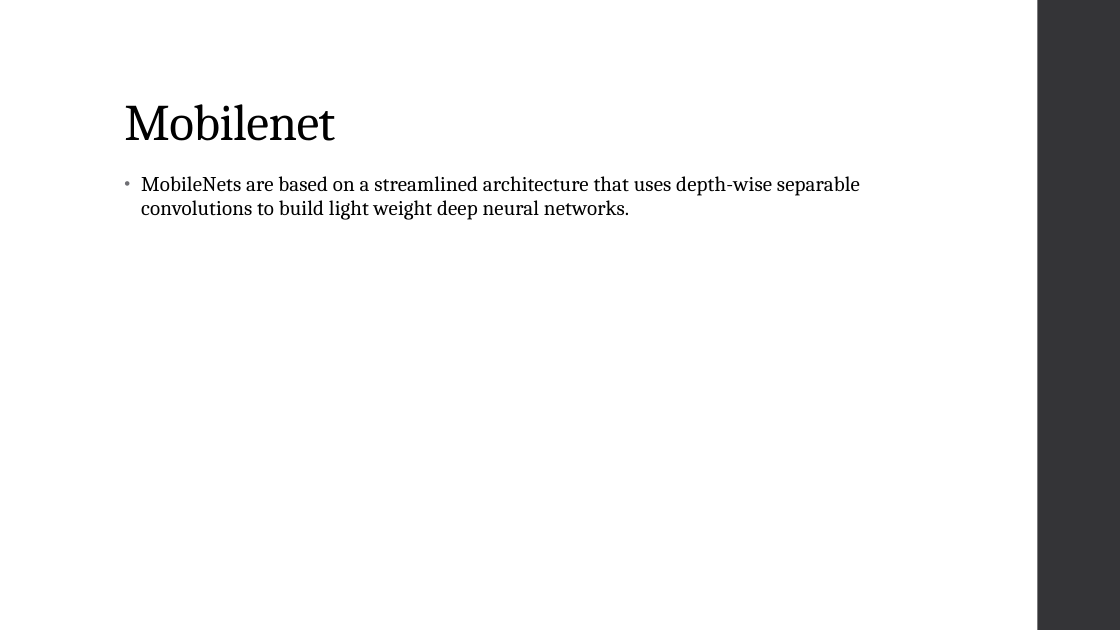
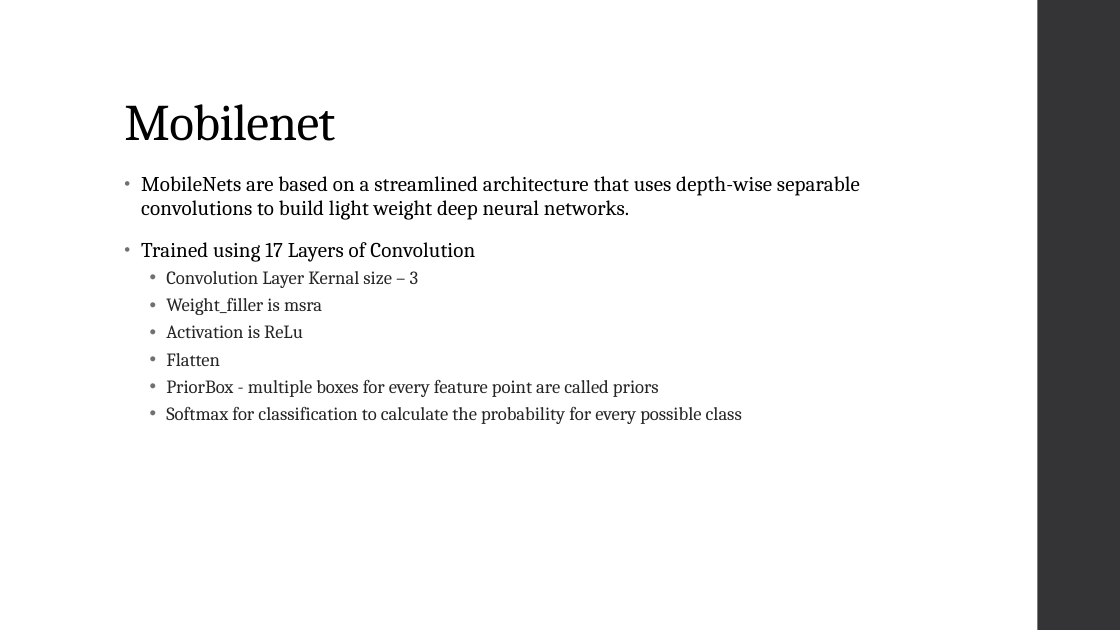
Before and after one commit to insertclass/image-processing-scripts, a slide deck: slide 6 of Image Processing And Computer Vision.pptx. Drawn at 1120x630 pixels with LibreOffice and Linux fonts; fonts in the diff are those of the drawing. Boxes give left, top, right and bottom in pixels: in the first picture for what was removed or moved away, otherwise in the second. Text is boxed around its words. In the diff, an @@ line names an element or a change of style, - is before the commit and + after.

Commit message:
update

```diff
--- a/Image Processing And Computer Vision.pptx
+++ b/Image Processing And Computer Vision.pptx
@@ text at [141, 242, 742, 424]: paragraphs added @@
+• Trained using 17 Layers of Convolution
+  • Convolution Layer Kernal size – 3
+  • Weight_filler is msra
+  • Activation is ReLu
+  • Flatten
+  • PriorBox - multiple boxes for every feature point are called priors
+  • Softmax for classification to calculate the probability for every possible class
```
